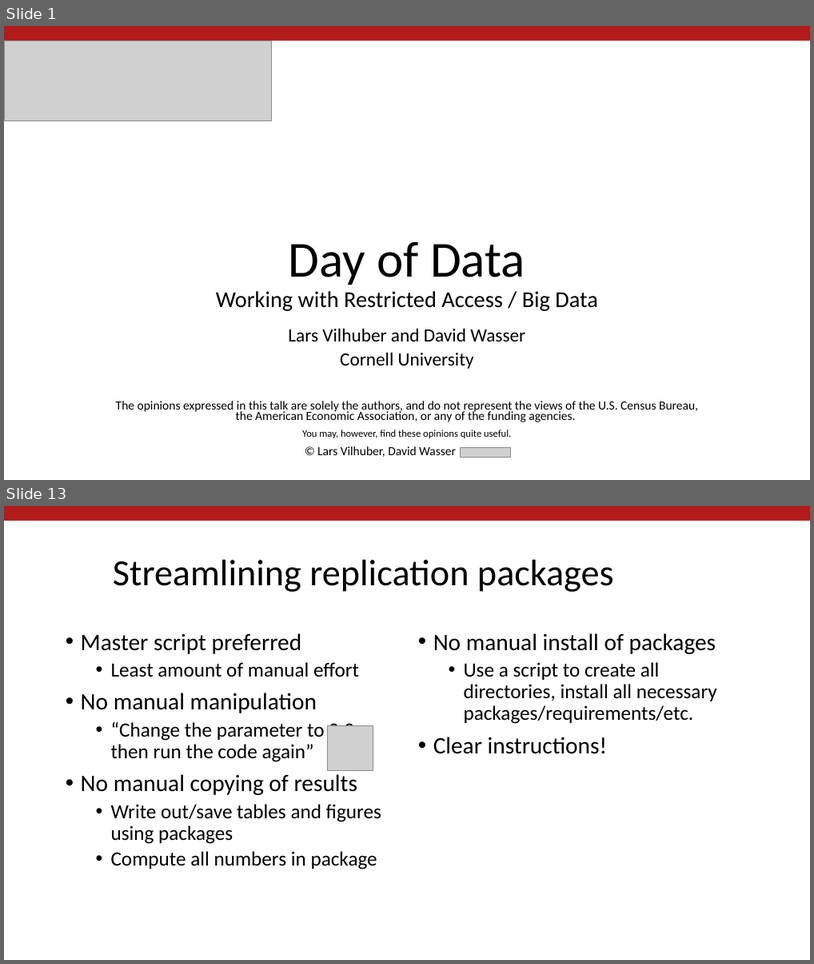
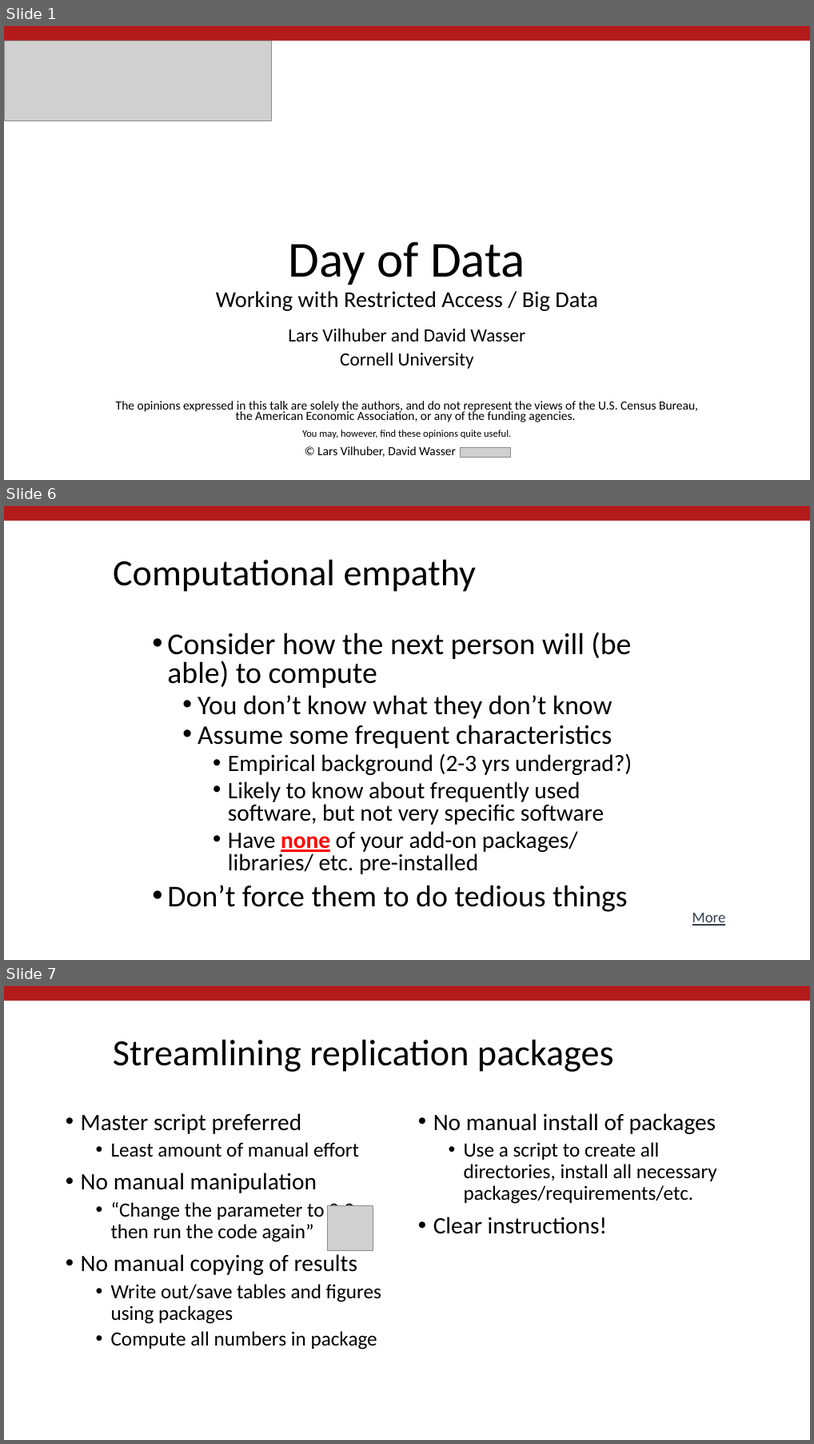
Before and after one commit to labordynamicsinstitute/day-of-data-2021, a slide deck: Vilhuber-Wasser-Day-of-Data-2021.pptx. Shown one above the other, each under a label of ours: slides 1 and 13 before the commit, slides 1, 6 and 7 after it; the slides between them are not shown. The pictures are 814x964 and 814x1444 pixels, drawn with LibreOffice and Linux fonts; fonts in the diff are those of the drawing; grey boxes stand for pictures; background and template pictures are left out. Boxes give left, top, right and bottom in pixels: in the first picture for what was removed or moved away, otherwise in the second. Text is boxed around its words. In the diff, an @@ line names an element or a change of style, - is before the commit and + after.

```diff
--- a/Vilhuber-Wasser-Day-of-Data-2021.pptx
+++ b/Vilhuber-Wasser-Day-of-Data-2021.pptx
@@ slide 6 added at (x1=4, y1=506, x2=810, y2=960), background #FFFFFF; not listed: 1 template element that a slide beside it also shows @@
@@ title added at (x1=113, y1=560, x2=477, y2=592), 44 pt, text #000000 @@
+Computational empathy
@@ text added at (x1=167, y1=632, x2=632, y2=912), 28 pt, text #000000 @@
+• Consider how the next person will (be able) to compute
+  • You don’t know what they don’t know
+  • Assume some frequent characteristics
+    • Empirical background (2-3 yrs undergrad?)
+    • Likely to know about frequently used software, but not very specific software
+    • Have none of your add-on packages/ libraries/ etc. pre-installed
+• Don’t force them to do tedious things
@@ text added at (x1=693, y1=912, x2=726, y2=925), 18 pt, text #323F4F, underline @@
+More
@@ what was slide 13 is now slide 7 @@
```
Also in this commit, not shown: 3 slides changed, 27 other slides added, 2 other files.
